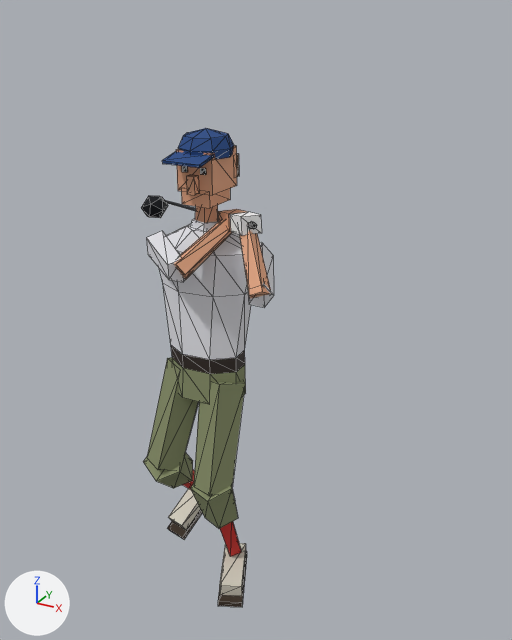
A saved change to the glTF model web/public/assets/props/golfer.glb.
One viewpoint serves both versions: a camera (50 mm lens) standing at (1.36, -2.08, 2.23) and looking at (0.05, 0.3, 1.04). The lights are fixed; the arrows at lower left show +X, +Y and +Z. The picture after the commit comes second. Mesh edges are drawn as thin lines. Where no turn or scale is listed for an object, it has been applied to the vertices. Vertices at exactly the same position are counted once.

The scene before the commit, as lines of its bpy script (objects in view):
```python
me_golfer_mesh = bpy.data.meshes.new('golfer_mesh')
me_golfer_mesh.from_pydata(...)  # 353 vertices, 582 faces; spans x -0.64..0.37, y -0.24..0.58, z 0.0..1.85
me_golfer_mesh.materials.append(mat_sole)  # brown #382b1f
me_golfer_mesh.materials.append(mat_shoes)  # pale yellow #d1ccbd
me_golfer_mesh.materials.append(mat_trousers)  # green #858c66
me_golfer_mesh.materials.append(mat_sock)  # red #cc2e29
me_golfer_mesh.materials.append(mat_belt)  # black #261912
me_golfer_mesh.materials.append(mat_shirt)  # white #e0e0e5
me_golfer_mesh.materials.append(mat_skin)  # beige #e0a37f
me_golfer_mesh.materials.append(mat_eye)  # black #0d0d0f
me_golfer_mesh.materials.append(mat_hair)  # brown #4c331f
me_golfer_mesh.materials.append(mat_cap)  # blue #1f4785
me_golfer_mesh.materials.append(mat_glove)  # white #f5f5f5
me_golfer_mesh.materials.append(mat_grip)  # black #0f0f11
me_golfer_mesh.materials.append(mat_shaft)  # grey #9ea3ad
me_golfer_mesh.materials.append(mat_head)  # black #191c21
ob_golfer_mesh = bpy.data.objects.new('golfer_mesh', me_golfer_mesh)
ob_golfer_mesh.location = (0.0, 0.0, 0.0)
```
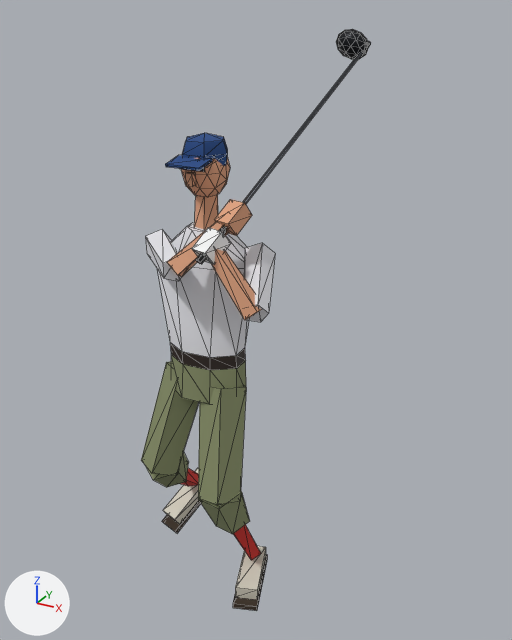
What differs and where, as boxes [x1, y1, x2, y2] in the pictures (512 x 640 px; the box of a moved part takes in the faces that stretch with it):
'golfer_mesh', reshaped (72% wider, 21% taller): before [141, 128, 274, 607]; after [141, 29, 371, 611]
part 1 of me_golfer_mesh, moved or reshaped: before [167, 509, 202, 539]; after [162, 501, 201, 533]
part 2 of me_golfer_mesh, moved or reshaped: before [168, 488, 200, 530]; after [235, 546, 266, 600]
part 3 of me_golfer_mesh, moved or reshaped: before [194, 380, 245, 496]; after [198, 386, 246, 505]
part 4 of me_golfer_mesh, moved or reshaped: before [191, 483, 238, 529]; after [198, 492, 250, 534]
part 5 of me_golfer_mesh, moved or reshaped: before [147, 357, 199, 471]; after [141, 362, 199, 476]
part 6 of me_golfer_mesh, added (green): after [146, 451, 189, 487]
part 7 of me_golfer_mesh, moved or reshaped: before [220, 522, 241, 557]; after [234, 525, 261, 560]
part 8 of me_golfer_mesh, moved or reshaped (mostly hidden before): before [183, 470, 195, 490]; after [181, 468, 199, 486]
part 9 of me_golfer_mesh, moved or reshaped: before [186, 175, 199, 195]; after [185, 172, 196, 187]
part 10 of me_golfer_mesh, moved or reshaped: before [230, 212, 262, 236]; after [214, 199, 252, 236]
part 11 of me_golfer_mesh, moved or reshaped: before [218, 209, 247, 232]; after [192, 228, 231, 265]
part 12 of me_golfer_mesh, moved or reshaped: before [164, 200, 196, 211]; after [196, 226, 228, 264]
part 13 of me_golfer_mesh, added: after [243, 52, 363, 204]
part 14 of me_golfer_mesh, rebuilt: before [176, 146, 237, 195]; after [181, 157, 230, 197]
part 15 of me_golfer_mesh, added: after [336, 29, 369, 59]
part 16 of me_golfer_mesh, deleted: before [141, 154, 257, 607]
part 17 of me_golfer_mesh, moved or reshaped: before [146, 128, 274, 404]; after [145, 133, 275, 404]
part 18 of me_golfer_mesh, reshaped: before [219, 543, 246, 596]; after [163, 468, 267, 611]

Patch to the scene script:
```diff
--- a/web/public/assets/props/golfer.glb.py
+++ b/web/public/assets/props/golfer.glb.py
@@ me_golfer_mesh @@
-me_golfer_mesh.from_pydata(...)  # 353 vertices, 582 faces; spans x -0.64..0.37, y -0.24..0.58, z 0.0..1.85
+me_golfer_mesh.from_pydata(...)  # 353 vertices, 598 faces; spans x -0.32..0.36, y -0.24..0.66, z 0.0..2.16
+# me_golfer_mesh part 1: the loose piece of 8 vertices spanning x -0.27..-0.12, y 0.02..0.3, z 0.0..0.18 is turned -5.7 degrees about the z axis through its middle, then moved by (-0.04, 0.02, 0.0)
+# me_golfer_mesh part 2: the loose piece of 8 vertices spanning x -0.27..-0.13, y 0.02..0.28, z 0.04..0.21 is multiplied about its middle by the matrix ((0.863, -0.473, -0.179), (0.495, 0.717, 0.491), (-0.104, -0.512, 0.853)), then moved by (0.42, -0.19, -0.08)
+# me_golfer_mesh part 3: the loose piece of 10 vertices spanning x 0.03..0.19, y -0.22..0.05, z 0.49..0.96 is multiplied about its middle by the matrix ((1.002, -0.096, -0.081), (0.101, 1.003, 0.06), (0.074, -0.067, 1.005)), then moved by (0.02, -0.01, -0.03)
+# me_golfer_mesh part 4: the loose piece of 10 vertices spanning x 0.04..0.2, y -0.23..-0.02, z 0.32..0.56 is multiplied about its middle by the matrix ((0.947, -0.096, -0.134), (0.097, 0.956, 0.0), (0.133, -0.014, 0.952)), then moved by (0.05, 0.0, -0.01)
+# me_golfer_mesh part 5: the loose piece of 10 vertices spanning x -0.21..0.01, y -0.19..0.07, z 0.5..0.97 is multiplied about its middle by the matrix ((1.009, 0.026, 0.026), (-0.027, 1.009, 0.037), (-0.025, -0.037, 1.009)), then moved by (-0.02, 0.0, -0.03)
+# me_golfer_mesh part 6: the loose piece of 10 vertices spanning x 0.04..0.2, y -0.23..-0.02, z 0.32..0.56 is copied, and the copy is multiplied about its middle by the matrix ((0.873, 0.244, 0.247), (-0.152, 0.87, -0.322), (-0.313, 0.259, 0.848)), then moved by (-0.29, 0.07, 0.01); it spans x -0.26..-0.08, y -0.18..0.05, z 0.34..0.57
+# me_golfer_mesh part 7: the loose piece of 8 vertices spanning x 0.07..0.15, y -0.13..0.03, z 0.08..0.36 is multiplied about its middle by the matrix ((1.013, -0.117, -0.143), (0.102, 1.019, -0.111), (0.154, 0.095, 1.014)), then moved by (0.07, 0.01, 0.0)
+# me_golfer_mesh part 8: the loose piece of 8 vertices spanning x -0.23..-0.12, y -0.03..0.21, z 0.17..0.43 is scaled about its middle by (1.07, 1.11, 0.963), then moved by (-0.03, 0.01, 0.0)
+# me_golfer_mesh part 9: the loose piece of 8 vertices spanning x -0.02..0.01, y -0.06..-0.03, z 1.64..1.7 is moved by (0.0, -0.01, 0.02)
+# me_golfer_mesh part 10: the loose piece of 8 vertices spanning x 0.14..0.26, y -0.1..0.02, z 1.52..1.6 is multiplied about its middle by the matrix ((0.419, 0.85, -0.189), (-0.678, 0.187, -0.663), (-0.546, 0.42, 0.677)), then moved by (-0.04, -0.01, 0.02), in mat_skin (beige #e0a37f)
+# me_golfer_mesh part 11: the loose piece of 8 vertices spanning x 0.05..0.17, y -0.03..0.09, z 1.5..1.58 is multiplied about its middle by the matrix ((0.419, 0.85, -0.189), (-0.678, 0.187, -0.663), (-0.546, 0.42, 0.677)), then moved by (0.02, -0.18, -0.04), in mat_glove (white #f5f5f5)
+# me_golfer_mesh part 12: the loose piece of 12 vertices spanning x -0.57..0.05, y 0.07..0.55, z 1.41..1.54 is multiplied about its middle by the matrix ((-0.14, -0.13, -0.262), (-0.292, 0.065, 0.124), (0.003, 0.29, -0.145)), then moved by (0.4, -0.42, 0.06), in mat_grip (black #0f0f11)
+# me_golfer_mesh part 13: the loose piece of 12 vertices spanning x -0.57..0.05, y 0.07..0.55, z 1.41..1.54 is copied, and the copy is multiplied about its middle by the matrix ((-0.433, -0.401, -0.807), (-0.901, 0.201, 0.384), (0.009, 0.894, -0.448)), then moved by (0.52, -0.01, 0.38); it spans x 0.17..0.35, y 0.0..0.61, z 1.61..2.09
+# me_golfer_mesh part 14: the loose piece of 8 vertices spanning x -0.08..0.07, y -0.04..0.13, z 1.64..1.78 is rebuilt with 42 vertices and now spans x -0.08..0.07, y -0.06..0.14, z 1.61..1.81
+# me_golfer_mesh part 15: a new loose piece of 42 vertices spanning x 0.23..0.36, y 0.56..0.66, z 2.05..2.16, in mat_head (black #191c21)
+# me_golfer_mesh part 16: 7 loose pieces with 80 vertices, spanning x -0.64..0.26, y -0.24..0.56, z 0.0..1.75, are deleted
+# me_golfer_mesh part 17: 1 vertex moved within x -0.05, y -0.03, z 1.73; 116 vertices removed from x -0.23..0.37, y -0.21..0.16, z 0.99..1.85; 82 vertices added at x -0.24..0.35, y -0.22..0.15, z 1.0..1.84
+# me_golfer_mesh part 18: 7 vertices removed from x 0.05..0.24, y -0.2..0.07, z 0.02..0.07; 15 vertices added at x -0.32..0.32, y -0.22..0.3, z 0.0..0.21
+# other edits to the shape of me_golfer_mesh do not show in these pictures
 me_golfer_mesh.materials.append(mat_sole)
@@ me_golfer_mesh @@
 me_golfer_mesh.materials.append(mat_eye)
-me_golfer_mesh.materials.append(mat_hair)  # brown #4c331f
 me_golfer_mesh.materials.append(mat_cap)
```
